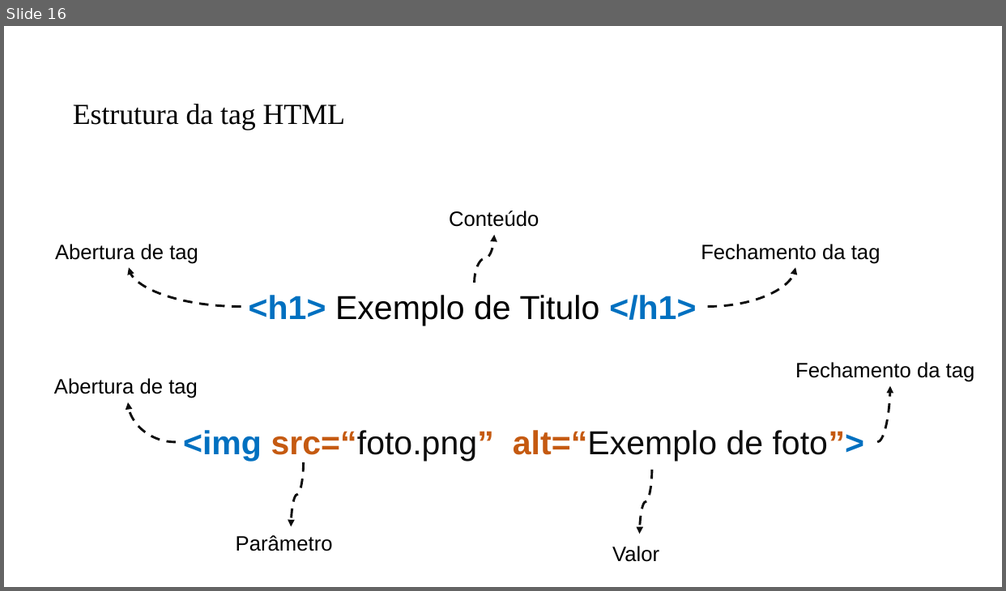
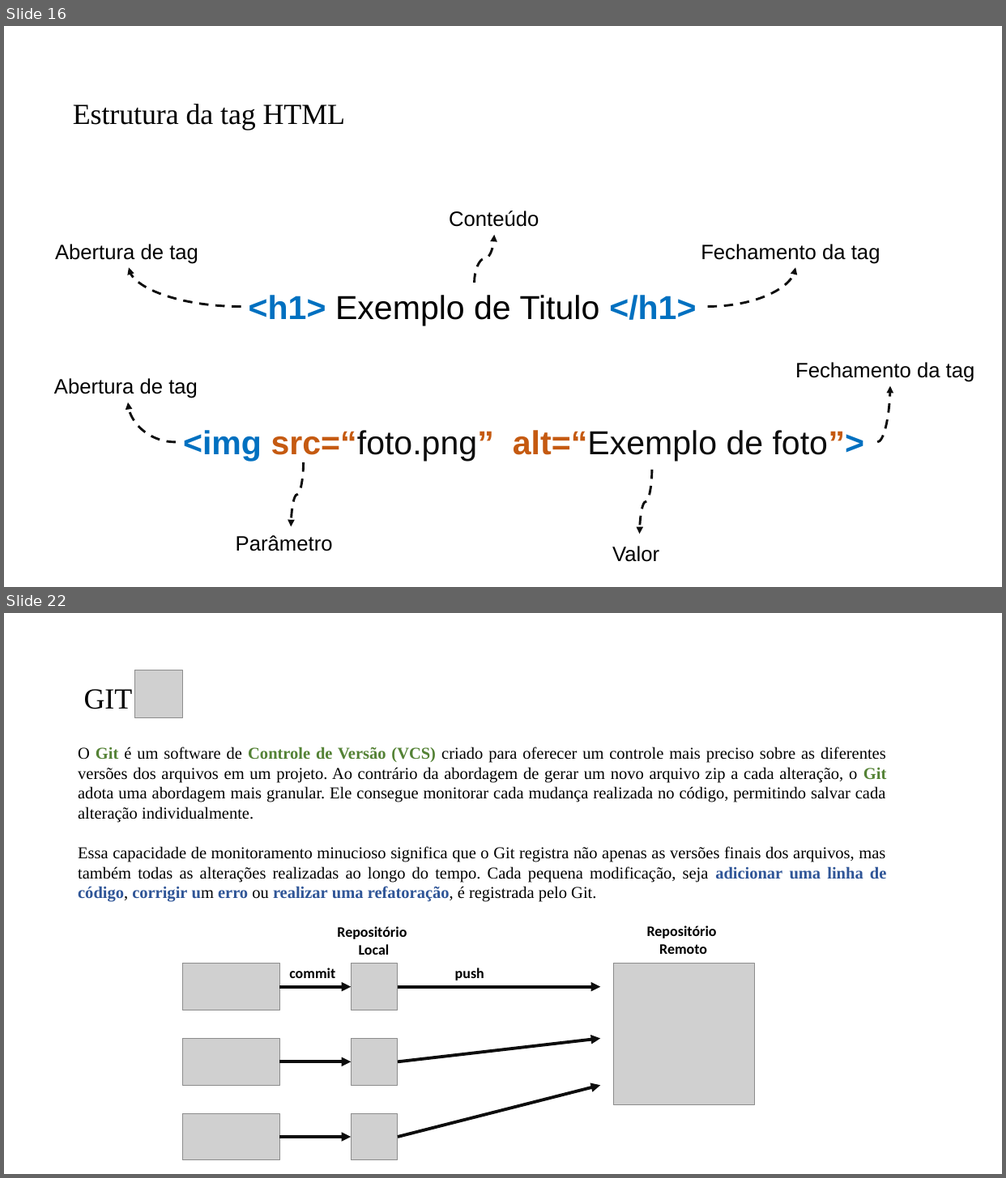
Before and after one commit to PedroMiho/UMC, a slide deck: Lógica e Programação/Módulo 01 - HTML e CSS/Aula 01 - Aula Inaugural/Aula Inaugural.pptx. Shown one above the other, each under a label of ours: slide 16 before the commit, slides 16 and 22 after it; the slides between them are not shown. The pictures are 1006x591 and 1006x1178 pixels, drawn with LibreOffice and Linux fonts; fonts in the diff are those of the drawing; grey boxes stand for pictures; background and template pictures are left out. Boxes give left, top, right and bottom in pixels: in the first picture for what was removed or moved away, otherwise in the second. Text is boxed around its words. In the diff, an @@ line names an element or a change of style, - is before the commit and + after.

```diff
--- a/Lógica e Programação/Módulo 01 - HTML e CSS/Aula 01 - Aula Inaugural/Aula Inaugural.pptx
+++ b/Lógica e Programação/Módulo 01 - HTML e CSS/Aula 01 - Aula Inaugural/Aula Inaugural.pptx
@@ slide 22 added at (4, 613, 1002, 1174), background #FFFFFF @@
@@ picture added at (134, 670, 182, 717) @@
@@ title added at (84, 689, 133, 709), 28 pt, text #000000 @@
+GIT
@@ text added at (78, 747, 886, 902), 16 pt, text #000000 @@
+O Git é um software de Controle de Versão (VCS) criado para oferecer um controle mais preciso sobre as diferentes versões dos arquivos em um projeto. Ao contrário da abordagem de gerar um novo arquivo zip a cada alteração, o Git adota uma abordagem mais granular. Ele consegue monitorar cada mudança realizada no código, permitindo salvar cada alteração individualmente.
+Essa capacidade de monitoramento minucioso significa que o Git registra não apenas as versões finais dos arquivos, mas também todas as alterações realizadas ao longo do tempo. Cada pequena modificação, seja adicionar uma linha de código, corrigir um erro ou realizar uma refatoração, é registrada pelo Git.
@@ text added at (337, 926, 407, 955), 14 pt, text #000000, bold @@
+Repositório
+Local
@@ text added at (647, 926, 717, 954), 14 pt, text #000000, bold @@
+Repositório
+Remoto
@@ picture added at (182, 964, 279, 1011) @@
@@ text added at (289, 968, 335, 978), 14 pt, text #000000, bold @@
+commit
@@ picture added at (351, 964, 398, 1011) @@
@@ text added at (455, 968, 484, 981), 14 pt, text #000000, bold @@
+push
@@ picture added at (613, 964, 755, 1105) @@
@@ arrow added from (279, 987) to (351, 987), #0D0D0D 3 pt @@
@@ arrow added from (398, 987) to (601, 987), #0D0D0D 3 pt @@
@@ picture added at (182, 1039, 279, 1086) @@
@@ picture added at (351, 1039, 398, 1086) @@
@@ arrow added from (398, 1063) to (601, 1039), #0D0D0D 3 pt @@
@@ arrow added from (279, 1063) to (351, 1063), #0D0D0D 3 pt @@
@@ arrow added from (398, 1137) to (601, 1085), #0D0D0D 3 pt @@
@@ picture added at (182, 1114, 279, 1161) @@
@@ picture added at (351, 1114, 398, 1161) @@
@@ arrow added from (279, 1137) to (351, 1137), #0D0D0D 3 pt @@
```
Also in this commit, not shown: 2 slides changed, 23 other slides added, 1 slide removed.
